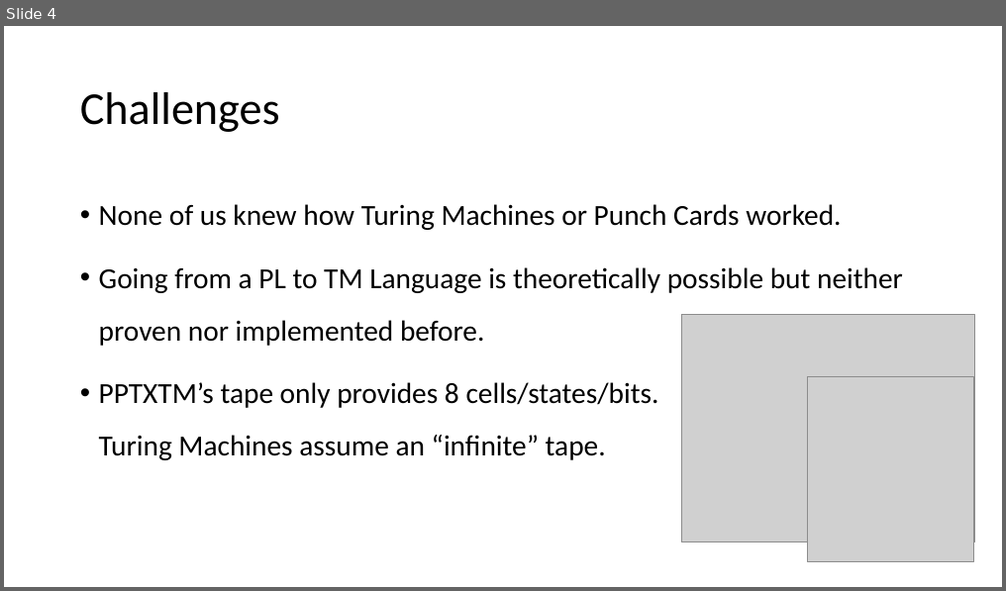
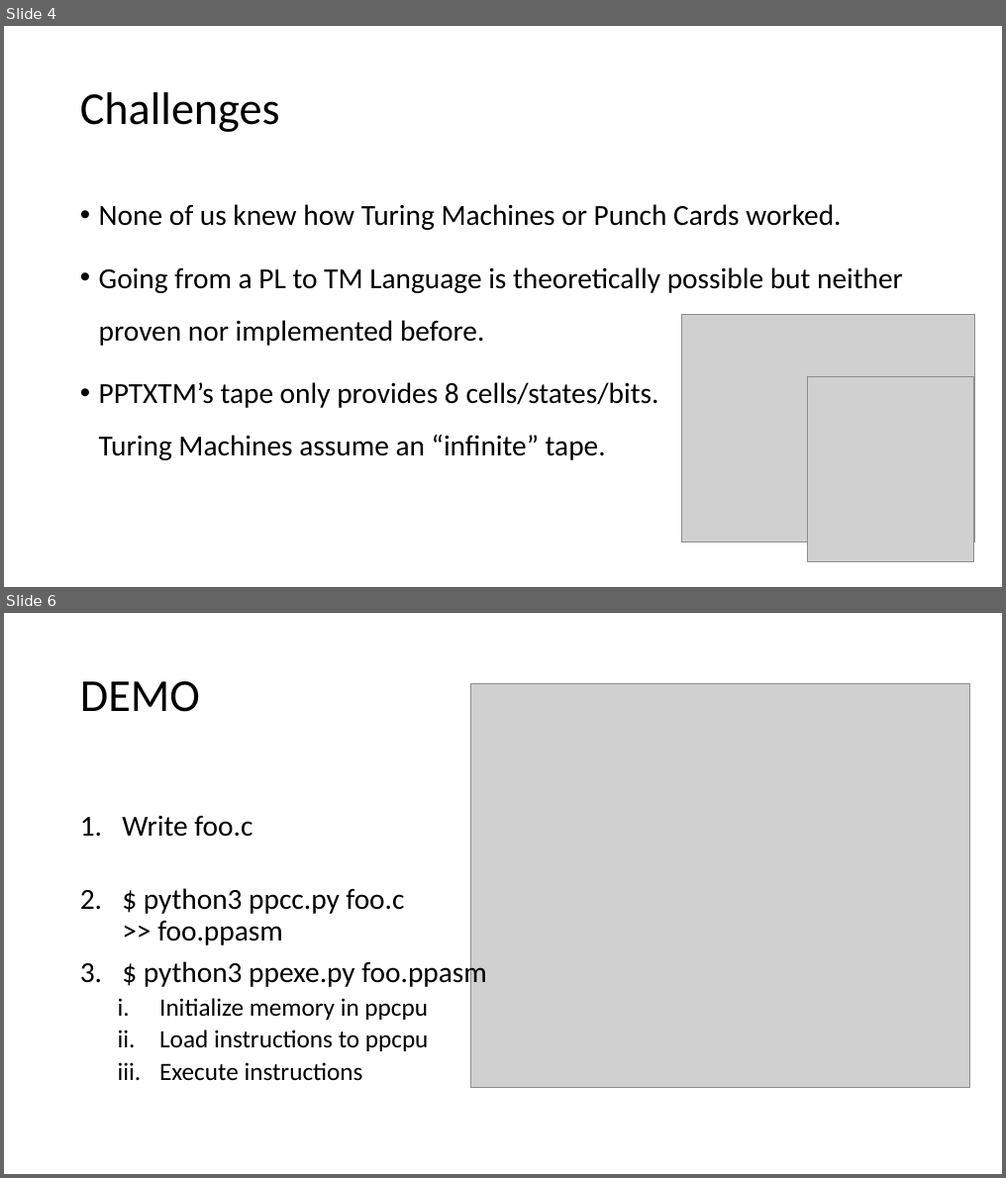
Before and after one commit to cdchoy/ppcc, a slide deck: presentation.pptx. Shown one above the other, each under a label of ours: slide 4 before the commit, slides 4 and 6 after it; the slides between them are not shown. The pictures are 1006x591 and 1006x1178 pixels, drawn with LibreOffice and Linux fonts; fonts in the diff are those of the drawing; grey boxes stand for pictures. Boxes give left, top, right and bottom in pixels: in the first picture for what was removed or moved away, otherwise in the second. Text is boxed around its words. In the diff, an @@ line names an element or a change of style, - is before the commit and + after.

```diff
--- a/presentation.pptx
+++ b/presentation.pptx
@@ slide 6 added at (4, 613, 1002, 1174), background #FFFFFF @@
@@ title added at (80, 681, 200, 712), 44 pt, text #000000 @@
+DEMO
@@ picture added at (471, 684, 969, 1087) @@
@@ text added at (122, 816, 487, 1081), 28 pt, text #000000 @@
+1. Write foo.c
+2. $ python3 ppcc.py foo.c
+   >> foo.ppasm
+3. $ python3 ppexe.py foo.ppasm
+  i. Initialize memory in ppcpu
+  ii. Load instructions to ppcpu
+  iii. Execute instructions
```
Also in this commit, not shown: 5 slides changed, 3 other slides added, 1 slide removed.
